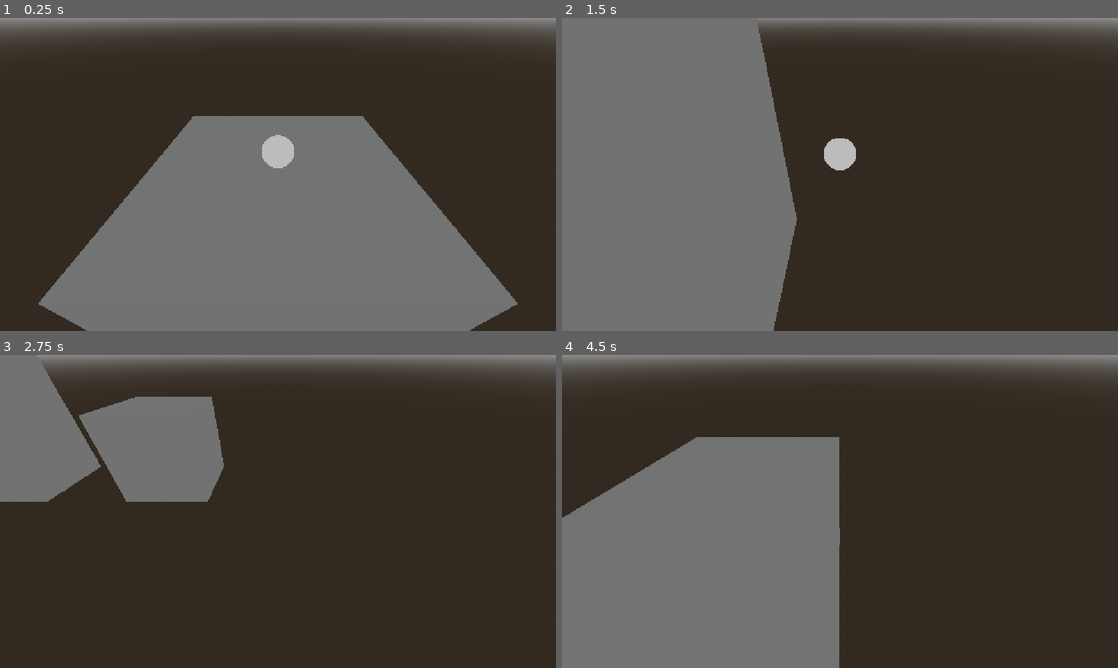
Above: before the commit, frames 1-4 (two rows, left to right).
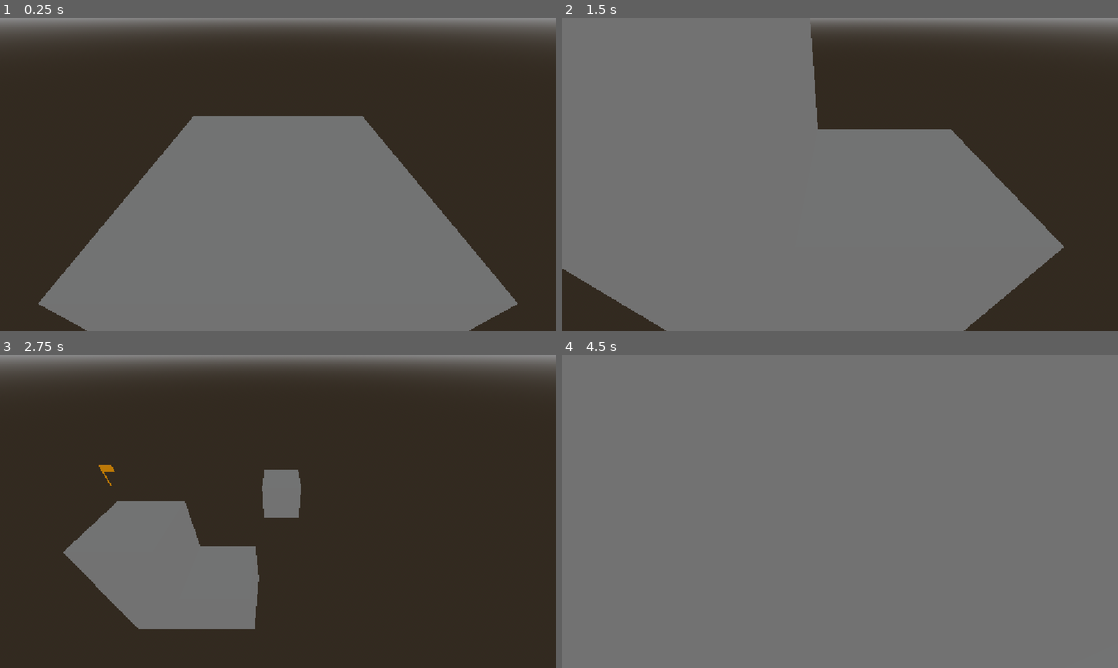
Above: after the commit, the same moments.

Repository: DestroyerMob/rolypoly
Game: Godot game, scene res://scenes/level_builder.tscn
Same seed, same stepped clock (60 frames per second), same inputs: the game is played once before the commit and once after it. This scene is started directly instead of the project's main scene.
Inputs (mouse positions are in pixels of both pictures, inside the frame that each line leads up to):
- Up to frame 1 (0.25 s): no input
- Up to frame 2 (1.5 s): tap Enter at 0.5 s; move the mouse to (962, 158) at 0.52 s; hold D (right) 0.53-1.28 s; click (962, 158) at 0.6 s; tap Space (jump) at 0.77 s; tap Tab at 0.8, 1.35 s; move the mouse to (728, 190) at 1.27 s; hold S (backward) from 1.28 s (still down); click (728, 190) at 1.42 s
- Up to frame 3 (2.75 s): tap Space (jump) at 1.52 s; tap F at 1.55, 2.1 s; move the mouse to (333, 442) at 2.02 s; release S (backward) at 2.03 s; hold D (right) from 2.03 s (still down); hold E from 2.03 s (still down); click (333, 442) at 2.17 s
- Up to frame 4 (4.5 s): move the mouse to (812, 574) at 2.77 s; release D (right) at 2.78 s; release E at 2.78 s; hold W (forward) 2.78-3.53 s; tap E at 2.85 s; click (812, 574) at 2.92 s; tap Space (jump) at 3.02, 3.77 s; tap Q at 3.05 s; move the mouse to (1006, 558) at 3.52 s; hold Q 3.53-4.28 s; hold A (left) from 3.53 s (still down); click (1006, 558) at 3.8 s; move the mouse to (673, 464) at 4.27 s; click (673, 464) at 4.35 s

The runs differ from the first frame. In frame 1, 0.5% of the frame differs, in the area x 47-53%, y 37-48%; in frame 2, 31%; in frame 3, 24%; in frame 4, 64%, in the area x 0-100%, y 0-100%.

Commit message:
Seperated controls into a build mode and a play mode

Diff:
--- a/scripts/LevelBuilder.gd
+++ b/scripts/LevelBuilder.gd
@@ -4,8 +4,87 @@
 @export var Tile: PackedScene
 @export var SurfaceMaterial: TileSurface
 @export var build_height: float = 0.0
+@export var camera_speed: float = 20.0
+
+@onready var player: Player = $Player
+@onready var camera: Camera3D = $Camera3D
+var build_mode := true
+var build_camera_transform: Transform3D
+var play_camera_rotation: Vector3
+var spawn_position: Vector3
+var spawn_flag := Node3D.new()
+var place_flag := false
+
+func _ready() -> void:
+	build_camera_transform = camera.global_transform
+	play_camera_rotation = camera.global_rotation
+	spawn_position = player.global_position
+	add_child(spawn_flag)
+	spawn_flag.hide()
+	var material := StandardMaterial3D.new()
+	material.albedo_color = Color.ORANGE
+	for size in [Vector3(0.08, 2, 0.08), Vector3(1, 0.6, 0.08)]:
+		var part := MeshInstance3D.new()
+		var mesh := BoxMesh.new()
+		mesh.size = size
+		part.mesh = mesh
+		part.material_override = material
+		part.position = Vector3(0, 1, 0) if size.x < 1 else Vector3(0.5, 1.7, 0)
+		spawn_flag.add_child(part)
+	set_build_mode(true)
+
+func set_build_mode(enabled: bool) -> void:
+	build_mode = enabled
+	place_flag = false
+	Input.mouse_mode = Input.MOUSE_MODE_VISIBLE
+	player.freeze = true
+	player.set_physics_process(not enabled)
+	player.visible = not enabled
+	camera.set_physics_process(not enabled)
+	if enabled:
+		camera.global_transform = build_camera_transform
+	else:
+		build_camera_transform = camera.global_transform
+		player.global_transform = Transform3D(Basis.IDENTITY, spawn_position)
+		player.linear_velocity = Vector3.ZERO
+		player.angular_velocity = Vector3.ZERO
+		player.on_ground = false
+		player.freeze = false
+		player.sleeping = false
+		camera.global_rotation = play_camera_rotation
+		camera.global_position = camera.start_position + spawn_position
+
+func _unhandled_input(event: InputEvent) -> void:
+	if event is InputEventKey and event.pressed and not event.echo:
+		if event.physical_keycode == KEY_TAB:
+			set_build_mode(not build_mode)
+		elif build_mode and event.physical_keycode == KEY_F:
+			place_flag = true
+	if not build_mode:
+		return
+	if event is InputEventMouseButton and event.button_index == MOUSE_BUTTON_RIGHT:
+		Input.mouse_mode = Input.MOUSE_MODE_CAPTURED if event.pressed else Input.MOUSE_MODE_VISIBLE
+	if event is InputEventMouseMotion and Input.mouse_mode == Input.MOUSE_MODE_CAPTURED:
+		camera.rotation.y -= event.relative.x * 0.003
+		camera.rotation.x = clampf(camera.rotation.x - event.relative.y * 0.003, -1.5, 1.5)
 
 func _physics_process(delta: float) -> void:
+	if not build_mode:
+		return
+	var movement := Input.get_vector("left", "right", "forward", "backward")
+	var vertical := float(Input.is_physical_key_pressed(KEY_E)) - float(Input.is_physical_key_pressed(KEY_Q))
+	var direction := camera.global_basis * Vector3(movement.x, 0, movement.y) + Vector3.UP * vertical
+	camera.global_position += direction.limit_length() * camera_speed * delta
+	if place_flag:
+		place_flag = false
+		var flag_position: Variant = get_mouse_world_position(true)
+		if flag_position != null:
+			spawn_flag.global_position = flag_position + Vector3.UP * 4.0
+			spawn_flag.show()
+			spawn_position = spawn_flag.global_position + Vector3.UP
+		return
+	if Input.mouse_mode == Input.MOUSE_MODE_CAPTURED:
+		return
 	if (Input.is_action_just_pressed("build")):
 		var placement: Variant = get_mouse_world_position()
 		if placement == null:
@@ -20,7 +99,7 @@
 		tile.global_position = cell_position
 		print_debug(tile.global_position)
 
-func get_mouse_world_position() -> Variant:
+func get_mouse_world_position(select_cell: bool = false) -> Variant:
 	var camera := get_viewport().get_camera_3d()
 	var mouse_pos := get_viewport().get_mouse_position()
 
@@ -33,11 +112,15 @@
 		query.exclude += [hit.rid]
 		hit = space.intersect_ray(query)
 	if not hit.is_empty():
+		if select_cell:
+			return hit.collider.global_position.snapped(Vector3(8, 8, 8))
 		var normal: Vector3 = hit.normal
 		var axis := normal.abs().max_axis_index()
 		var offset := Vector3.ZERO
 		offset[axis] = signf(normal[axis]) * 8.0
 		# Step from the tile's cell, even when its shape only fills part of it.
 		return hit.collider.global_position.snapped(Vector3(8, 8, 8)) + offset
+	if select_cell:
+		return null
 	var build_plane := Plane(Vector3.UP, snappedf(build_height, 8.0))
 	return build_plane.intersects_ray(ray_origin, ray_direction)
--- a/scripts/camera.gd
+++ b/scripts/camera.gd
@@ -7,4 +7,4 @@
 	start_position = global_position
 
 func _physics_process(delta: float) -> void:
-	global_position = start_position + Vector3(player.global_position.x, 0, player.global_position.z)
+	global_position = start_position + player.global_position
